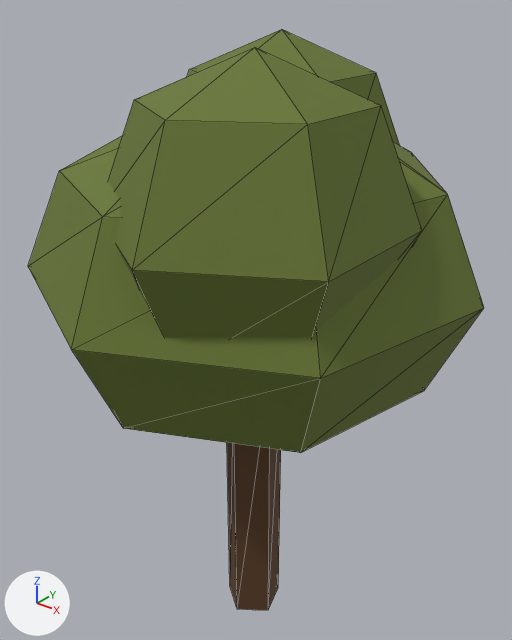
The glTF model land_tree_olive.glb as it was, and as the next commit left it.
Both versions are drawn from a 50 mm camera at (4.44, -5.5, 7.54) aimed at (-0.12, 0.2, 4.01). The lights are fixed; the arrows at lower left show +X, +Y and +Z. The first picture is the older version. Mesh edges are drawn as thin lines. Vertices at exactly the same position are counted once.
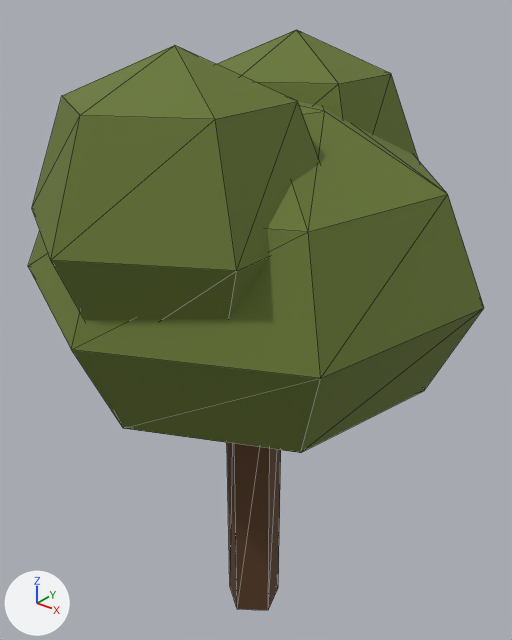
What differs and where, as boxes [x1, y1, x2, y2] in the pictures (512 x 640 px; the box of a moved part takes in the faces that stretch with it):
'Mesh_0', reshaped: before [28, 29, 484, 610]; after [28, 30, 484, 610]
part 1 of me_mesh_0, moved or reshaped: before [108, 47, 422, 338]; after [32, 45, 320, 320]
part 2 of me_mesh_0, moved or reshaped: before [187, 29, 400, 145]; after [217, 30, 419, 161]

Diff of the bpy script that builds the scene:
```diff
--- a/land_tree_olive.glb.py
+++ b/land_tree_olive.glb.py
@@ me_mesh_0 @@
 # used by ob_mesh_0; location = (0.0, 0.0, 0.0)
-me_mesh_0.from_pydata(...)  # 106 vertices, 164 faces; spans x -2.34..2.34, y -2.4..2.44, z 0.0..7.03
+me_mesh_0.from_pydata(...)  # 106 vertices, 164 faces; spans x -2.34..2.34, y -2.52..2.49, z 0.0..7.03
+# me_mesh_0 part 1: the loose piece of 20 vertices spanning x -0.56..1.94, y -2.27..0.61, z 4.15..7.03 is moved by (-0.64, -0.25, 0.0)
+# me_mesh_0 part 2: the loose piece of 20 vertices spanning x -1.66..0.84, y -0.44..2.44, z 4.15..7.03 is moved by (0.15, 0.05, 0.0)
 me_mesh_0.materials.append(mat_land_trunk)
```
